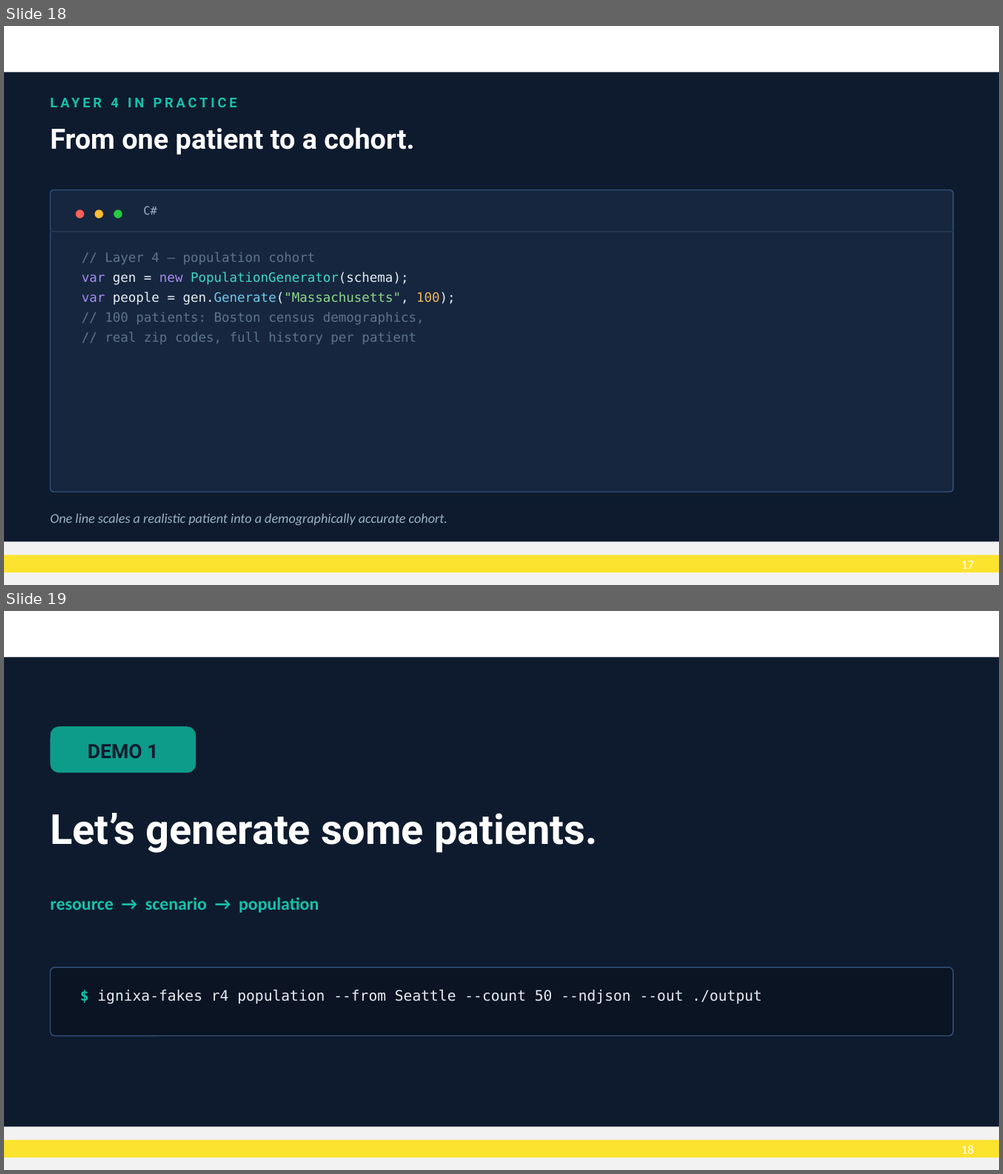
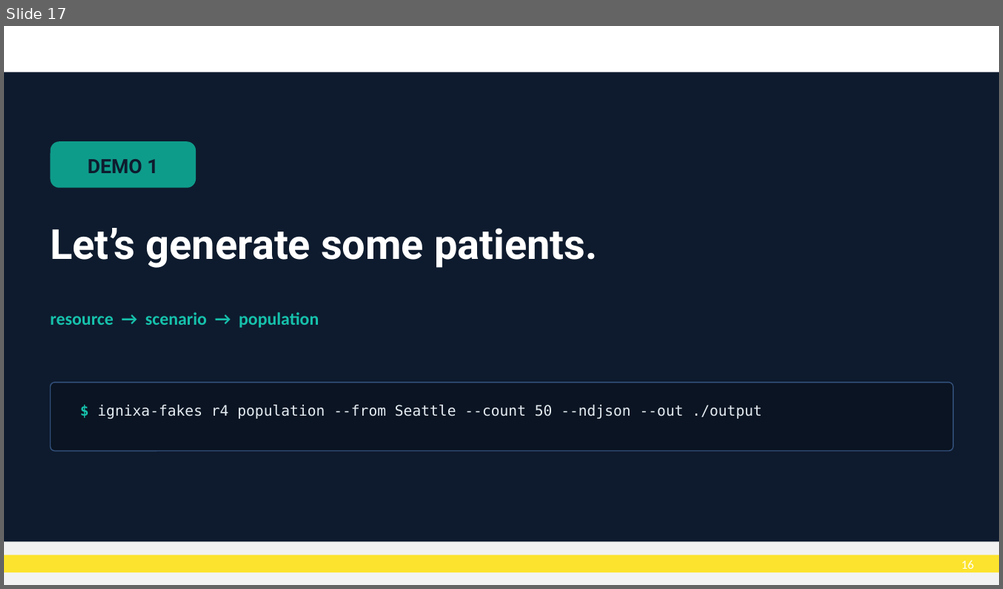
Before and after one commit to brendankowitz/FHIRDevDays2026, a slide deck: talks/talk2-fhir-fakes/DD26_CT_260617_Brendan-Kowitz_FhirFakes-dotNET.pptx. Shown one above the other, each under a label of ours: slides 18 and 19 before the commit, slide 17 after it. The pictures are 1003x1174 and 1003x589 pixels, drawn with LibreOffice and Linux fonts; fonts in the diff are those of the drawing; background and template pictures are left out. Boxes give left, top, right and bottom in pixels: in the first picture for what was removed or moved away, otherwise in the second. Text is boxed around its words. In the diff, an @@ line names an element or a change of style, - is before the commit and + after.

```diff
--- a/talks/talk2-fhir-fakes/DD26_CT_260617_Brendan-Kowitz_FhirFakes-dotNET.pptx
+++ b/talks/talk2-fhir-fakes/DD26_CT_260617_Brendan-Kowitz_FhirFakes-dotNET.pptx
@@ slide 18 removed at <box>4,26,999,585</box>, background #FFFFFF; not listed: 4 template elements that a slide beside it also shows @@
@@ rectangle removed at <box>4,73,999,543</box> @@
@@ text removed at <box>111,98,118,107</box> @@
-LAYER 4 IN PRACTICE
@@ text removed at <box>50,127,414,155</box> @@
-From one patient to a cohort.
@@ rounded rectangle removed at <box>51,190,953,492</box> @@
@@ ellipse removed at <box>76,210,85,218</box> @@
@@ ellipse removed at <box>95,210,104,218</box> @@
@@ ellipse removed at <box>114,210,122,218</box> @@
@@ text removed at <box>143,206,157,215</box> @@
-C#
@@ line removed from (51, 232) to (953, 232) @@
@@ text removed at <box>82,252,455,345</box> @@
-// Layer 4 — population cohort
-var gen = new PopulationGenerator(schema);
-var people = gen.Generate("Massachusetts", 100);
-// 100 patients: Boston census demographics,
-// real zip codes, full history per patient
@@ text removed at <box>50,514,447,526</box> @@
-One line scales a realistic patient into a demographically accurate cohort.
@@ what was slide 19 is now slide 17 @@
@@ page number at <box>961,560,973,569</box>: text changed @@
-18
+16
```
Also in this commit, not shown: 5 slides changed, 1 other slide removed, 1 other file.
